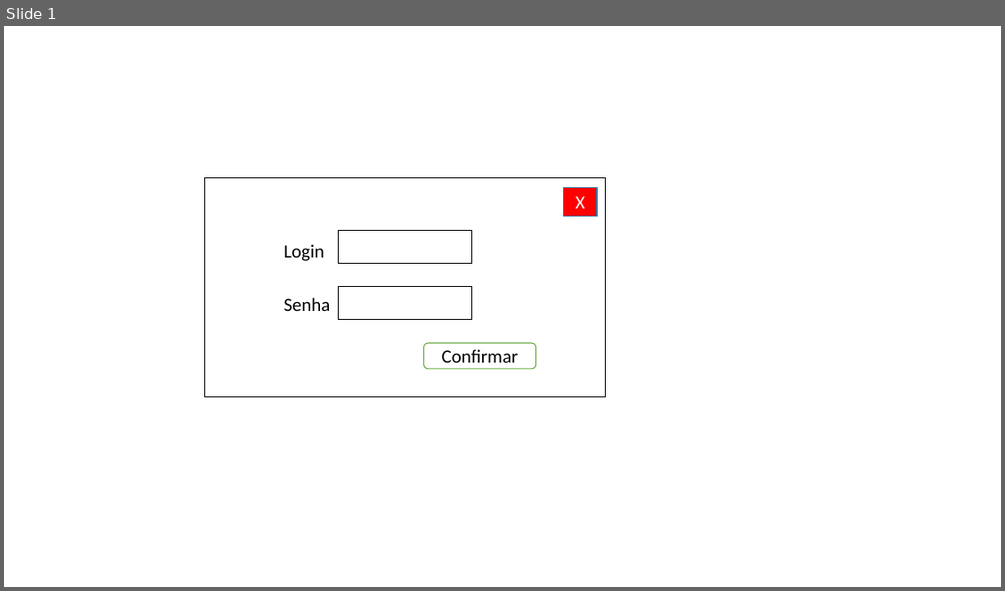
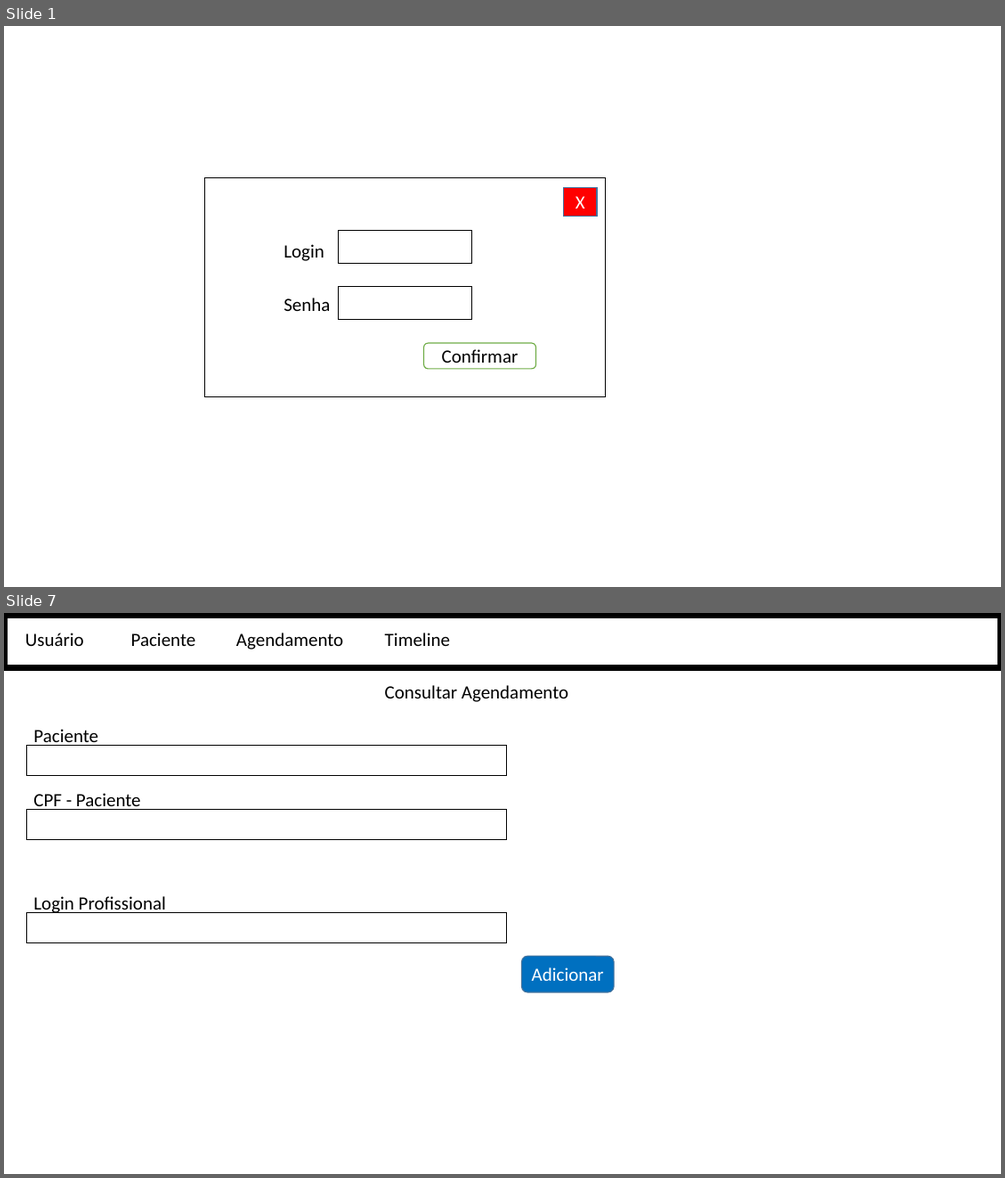
Before and after one commit to PedroHda/projetos1, a slide deck: telas.pptx. Shown one above the other, each under a label of ours: slide 1 before the commit, slides 1 and 7 after it; the slides between them are not shown. The pictures are 1005x591 and 1005x1178 pixels, drawn with LibreOffice and Linux fonts; fonts in the diff are those of the drawing. Boxes give left, top, right and bottom in pixels: in the first picture for what was removed or moved away, otherwise in the second. Text is boxed around its words. In the diff, an @@ line names an element or a change of style, - is before the commit and + after.

```diff
--- a/telas.pptx
+++ b/telas.pptx
@@ slide 7 added at box(4, 613, 1001, 1174), background #FFFFFF @@
@@ rectangle added at box(4, 616, 1001, 667), fill #FFFFFF, outline #000000 6 pt @@
@@ text added at box(25, 633, 84, 646), 18 pt, text #000000 @@
+Usuário
@@ text added at box(131, 633, 196, 646), 18 pt, text #000000 @@
+Paciente
@@ text added at box(236, 633, 343, 649), 18 pt, text #000000 @@
+Agendamento
@@ text added at box(385, 633, 450, 646), 18 pt, text #000000 @@
+Timeline
@@ text added at box(385, 685, 568, 702), 18 pt, text #000000 @@
+Consultar Agendamento
@@ rectangle added at box(26, 746, 507, 775), fill #FFFFFF, outline #000000 1 pt @@
@@ text added at box(33, 729, 98, 746), 18 pt, text #000000 @@
+Paciente
@@ text added at box(33, 793, 141, 810), 18 pt, text #000000 @@
+CPF - Paciente
@@ rectangle added at box(26, 810, 507, 840), fill #FFFFFF, outline #000000 1 pt @@
@@ text added at box(33, 896, 166, 913), 18 pt, text #000000 @@
+Login Profissional
@@ rectangle added at box(26, 913, 507, 943), fill #FFFFFF, outline #000000 1 pt @@
@@ rounded rectangle added at box(521, 957, 614, 993), fill #0070C0, outline #43739E 1 pt, 18 pt, text #FFFFFF @@
+Adicionar
```
Also in this commit, not shown: 1 slide changed, 5 other slides added.
